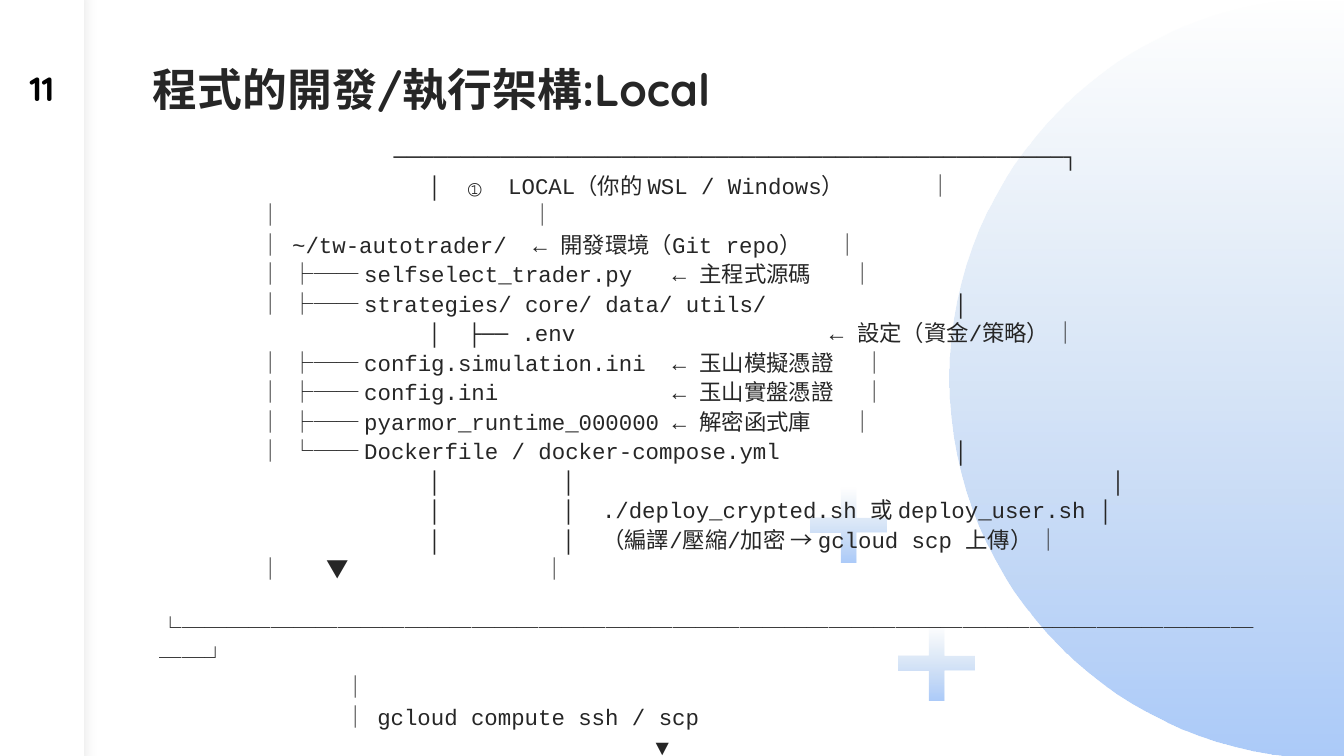
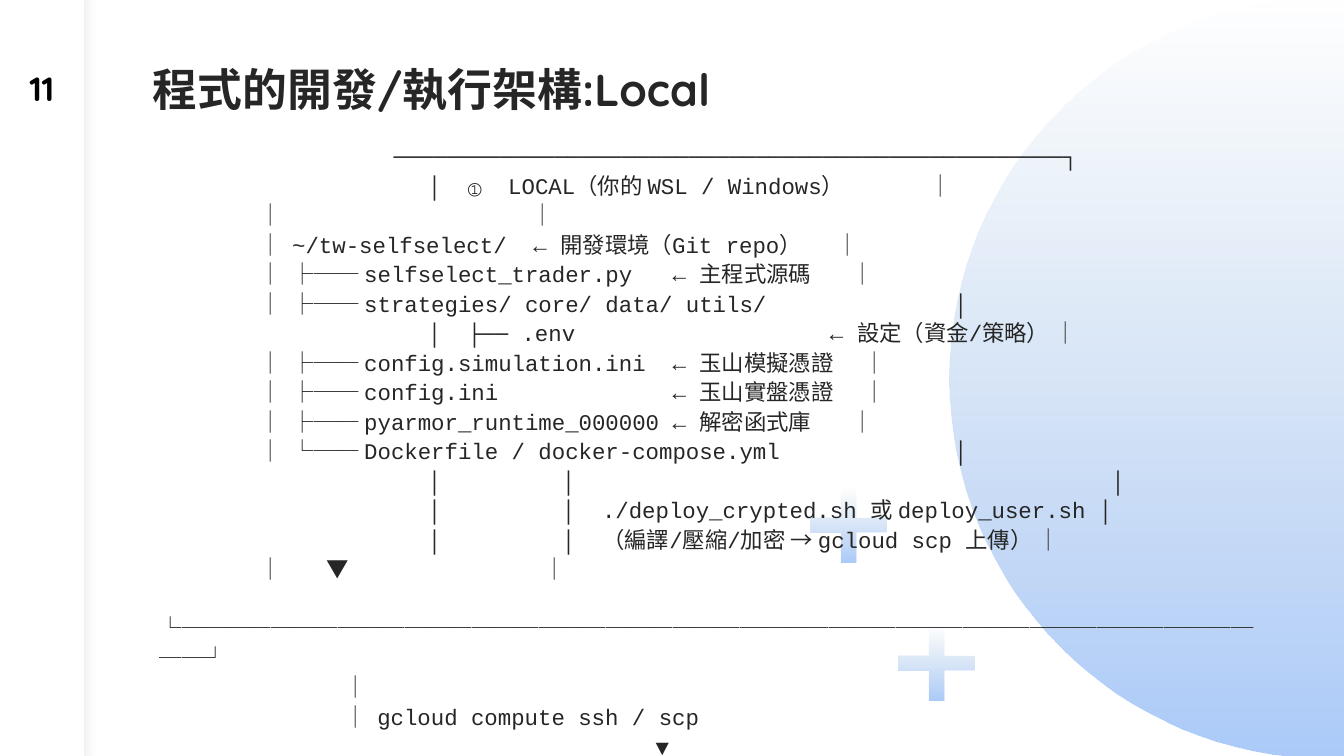
Before and after one commit to dinchentech/tw-selfselect, a slide deck: slide 11 of plans/ppt/TW-SELFSELECT台股買賣自動化系統-W2-講稿版.pptx. Drawn at 1344x756 pixels with LibreOffice and Linux fonts; fonts in the diff are those of the drawing. Boxes give left, top, right and bottom in pixels: in the first picture for what was removed or moved away, otherwise in the second. Text is boxed around its words. In the diff, an @@ line names an element or a change of style, - is before the commit and + after.

```diff
--- a/plans/ppt/TW-SELFSELECT台股買賣自動化系統-W2-講稿版.pptx
+++ b/plans/ppt/TW-SELFSELECT台股買賣自動化系統-W2-講稿版.pptx
@@ text at [292,175,1086,730]: text changed @@
-──────────────────────────────────────────────────┐
-│ ① LOCAL（你的 WSL / Windows） │
-│ │
-│ ~/tw-autotrader/ ← 開發環境（Git repo） │
-│ ├── selfselect_trader.py ← 主程式源碼 │
-│ ├── strategies/ core/ data/ utils/ │
-│ ├── .env ← 設定（資金/策略） │
-│ ├── config.simulation.ini ← 玉山模擬憑證 │
-│ ├── config.ini ← 玉山實盤憑證 │
-│ ├── pyarmor_runtime_000000 ← 解密函式庫 │
-│ └── Dockerfile / docker-compose.yml │
-│ │ │
-│ │ ./deploy_crypted.sh 或 deploy_user.sh │
-│ │ （編譯/壓縮/加密 → gcloud scp 上傳） │
-│ ▼ │
-└──────────────────────────────────────────────────┘
-│
-│ gcloud compute ssh / scp
-▼
+──────────────────────────────────────────────────┐
+│ ① LOCAL（你的 WSL / Windows） │
+│ │
+│ ~/tw-selfselect/ ← 開發環境（Git repo） │
+│ ├── selfselect_trader.py ← 主程式源碼 │
+│ ├── strategies/ core/ data/ utils/ │
+│ ├── .env ← 設定（資金/策略） │
+│ ├── config.simulation.ini ← 玉山模擬憑證 │
+│ ├── config.ini ← 玉山實盤憑證 │
+│ ├── pyarmor_runtime_000000 ← 解密函式庫 │
+│ └── Dockerfile / docker-compose.yml │
+│ │ │
+│ │ ./deploy_crypted.sh 或 deploy_user.sh │
+│ │ （編譯/壓縮/加密 → gcloud scp 上傳） │
+│ ▼ │
+└──────────────────────────────────────────────────┘
+│
+│ gcloud compute ssh / scp
+▼
```
Also in this commit, not shown: 6 other slides changed, 5 other files.
